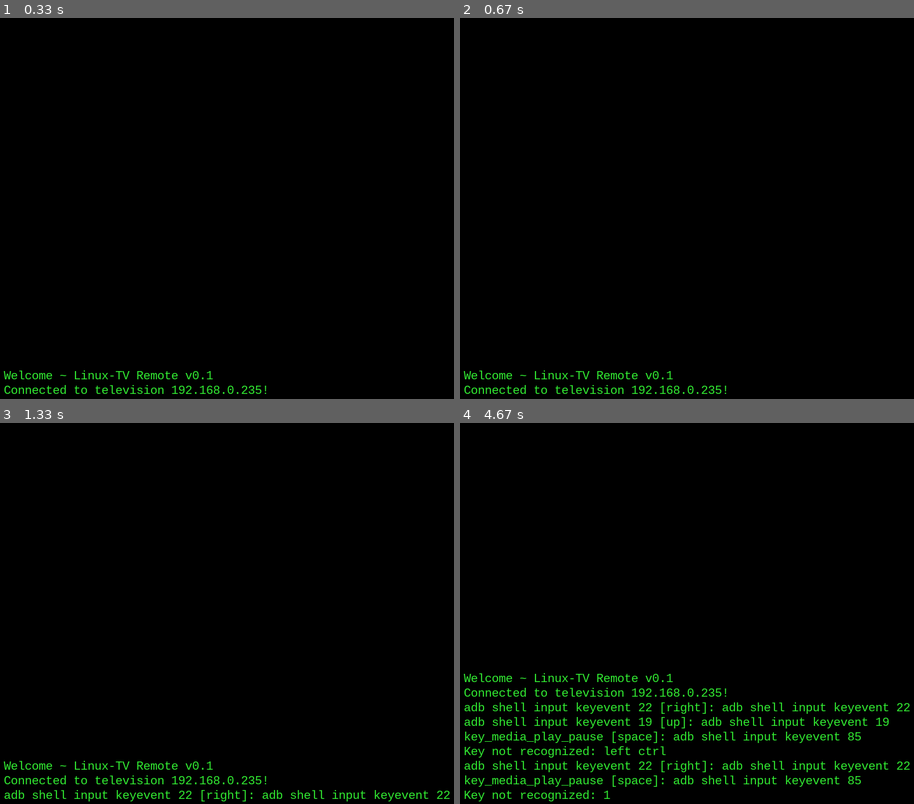
Above: before the commit, frames 1-4 (two rows, left to right).
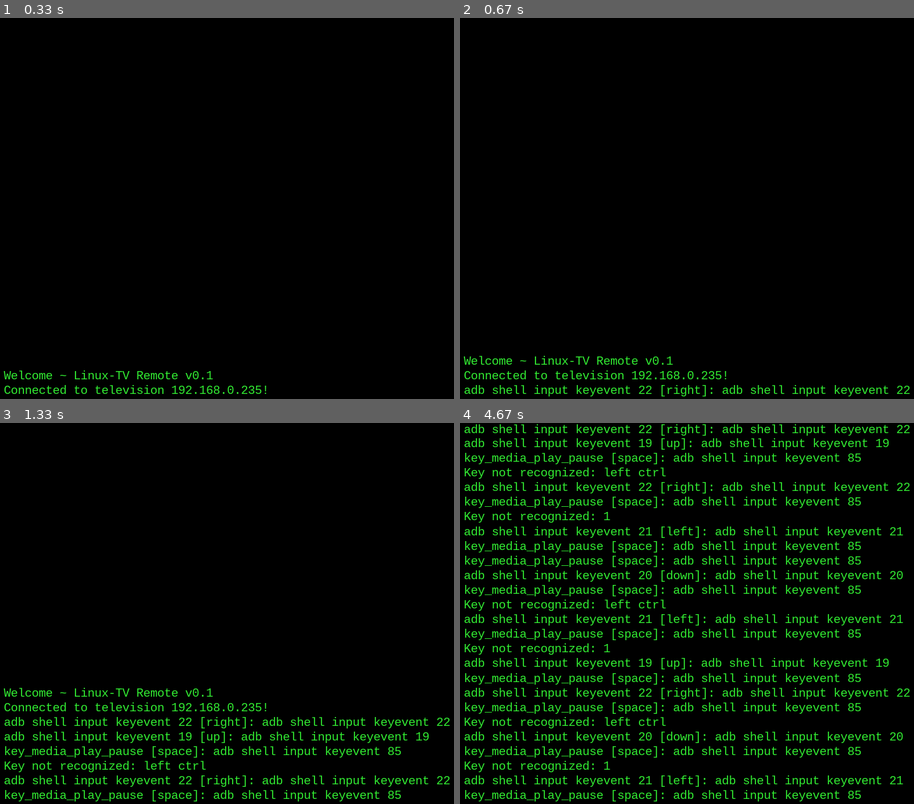
Above: after the commit, the same moments.

Repository: CamBFunny/quail
Game: pygame game, started from scripts/python/remote.py
The game is run twice, just before and just after one commit, with the same random seed, the same clock (stepped at 60 frames per second) and the same inputs.
Inputs:
- Up to frame 1 (0.33 s): no input
- Up to frame 2 (0.67 s): hold Right from 0.33 s (still down)
- Up to frame 3 (1.33 s): release Right at 0.8 s; hold Up 0.83-1.13 s; tap Space at 0.9, 1.23 s; tap Ctrl at 0.98 s; hold Right from 1.17 s (still down); tap 1 at 1.32 s
- Up to frame 4 (4.67 s): release Right at 1.63 s; hold Left 1.67-2.2 s; tap Space at 1.73, 2.03, 2.3, 2.73, 3.17, 3.58, 4.25, 4.65 s; hold Down 2.23-2.63 s; tap Ctrl at 2.38, 3.67 s; hold Left 2.67-3.07 s; tap 1 at 2.82, 4.33 s; hold Up 3.1-3.48 s; hold Right 3.52-4.15 s; hold Down 4.18-4.55 s; hold Left from 4.58 s (still down)

Frame 1 is identical in both runs. In frame 2, 1.7% of the frame differs, in the area x 0-100%, y 88-100%; in frame 3, 5.1%; in frame 4, 18%, in the area x 0-100%, y 0-100%.

Commit message:
tv remote works

Diff:
--- a/scripts/python/remote.py
+++ b/scripts/python/remote.py
@@ -65,6 +65,7 @@
 action[K_c] = 'key_captions'
 
 running = True
+trigger = False
 clock = pygame.time.Clock()
 framerate = 20
 console_feedback = ['',]
@@ -91,13 +92,13 @@
 def remote_control(text): # Control the television
     os.system(controls[text])
     console_feedback.append(f"{action[text]} [{pygame.key.name(text)}]: {controls[text]}")
-    time.sleep(0.5)
 
 while running:  # Game Loop
     for event in pygame.event.get():
         if event.type == pygame.KEYDOWN:
             try:
                 remote_control(event.key)
+                trigger = True
             except:
                 console_feedback.append(f"Key not recognized: {pygame.key.name(event.key)}")
 
@@ -117,4 +118,8 @@
     pygame.display.update()
     clock.tick(framerate)  # Sets frames/sec
 
+    if trigger:
+        time.sleep(0.2)
+        trigger = False
+
 pygame.quit()
